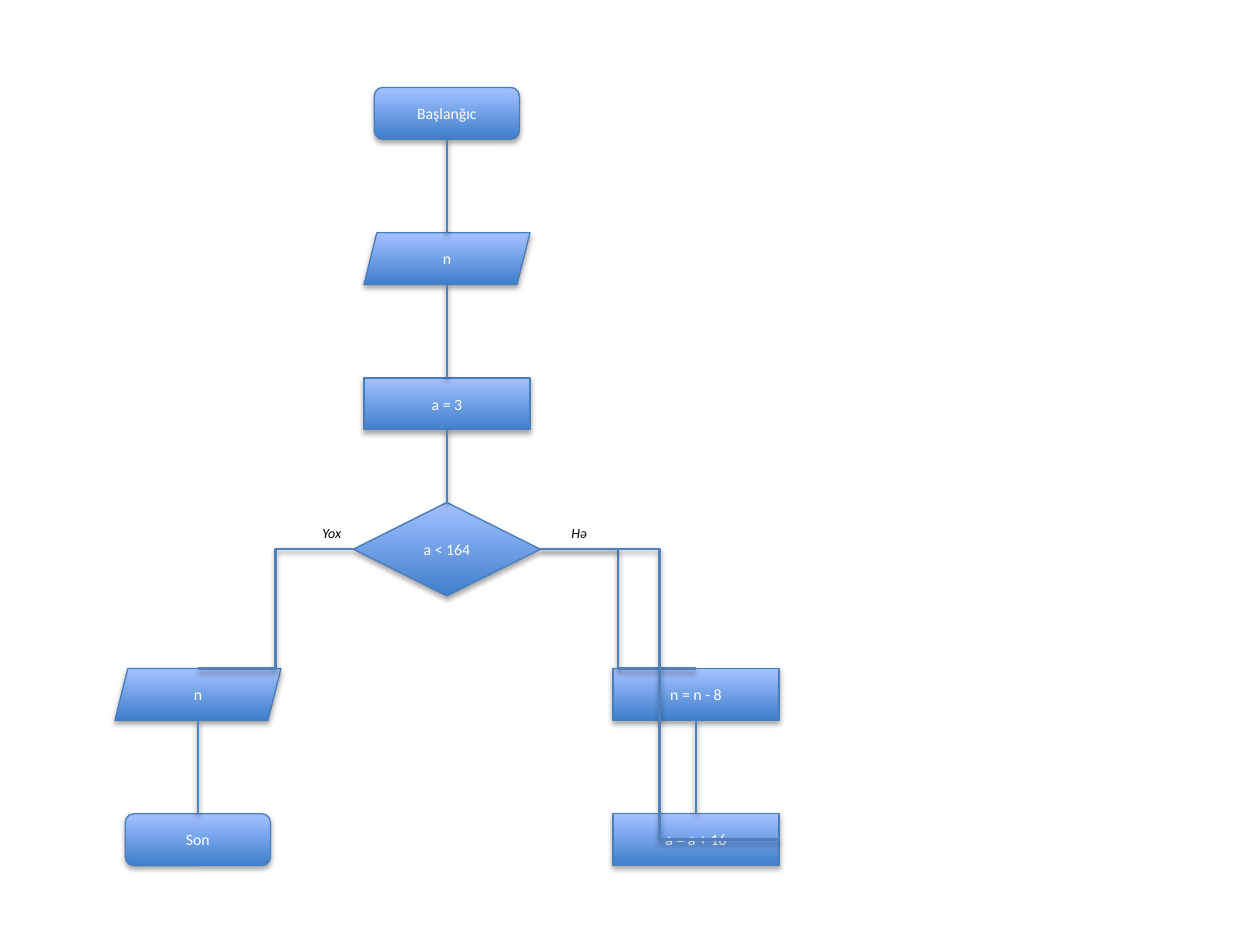
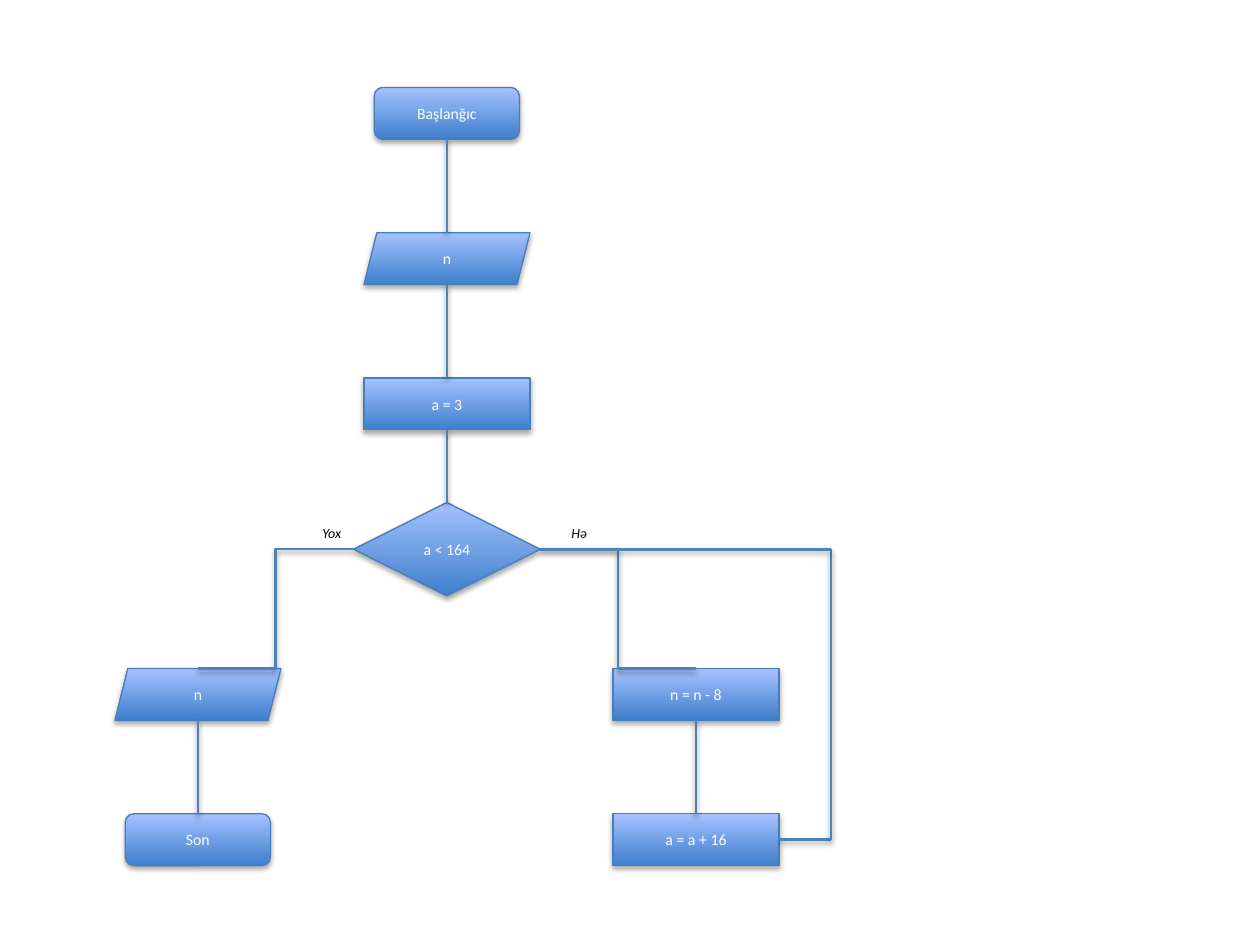
Before and after one commit to Murad683/Vectorizer, a slide deck: slide 1 of samples/output/flowchart_diagram.pptx. Drawn at 1260x945 pixels with LibreOffice and Linux fonts; fonts in the diff are those of the drawing. Boxes give left, top, right and bottom in pixels: in the first picture for what was removed or moved away, otherwise in the second. Text is boxed around its words. In the diff, an @@ line names an element or a change of style, - is before the commit and + after.

```diff
--- a/samples/output/flowchart_diagram.pptx
+++ b/samples/output/flowchart_diagram.pptx
@@ elbow line removed from (779, 839) to (541, 549) @@
@@ line added from (830, 549) to (541, 549), #4F81BD 1.5 pt @@
@@ line added from (830, 839) to (830, 549), #4F81BD 1.5 pt @@
@@ line added from (779, 839) to (830, 839), #4F81BD 1.5 pt @@
```
Also in this commit, not shown: 2 other files.
